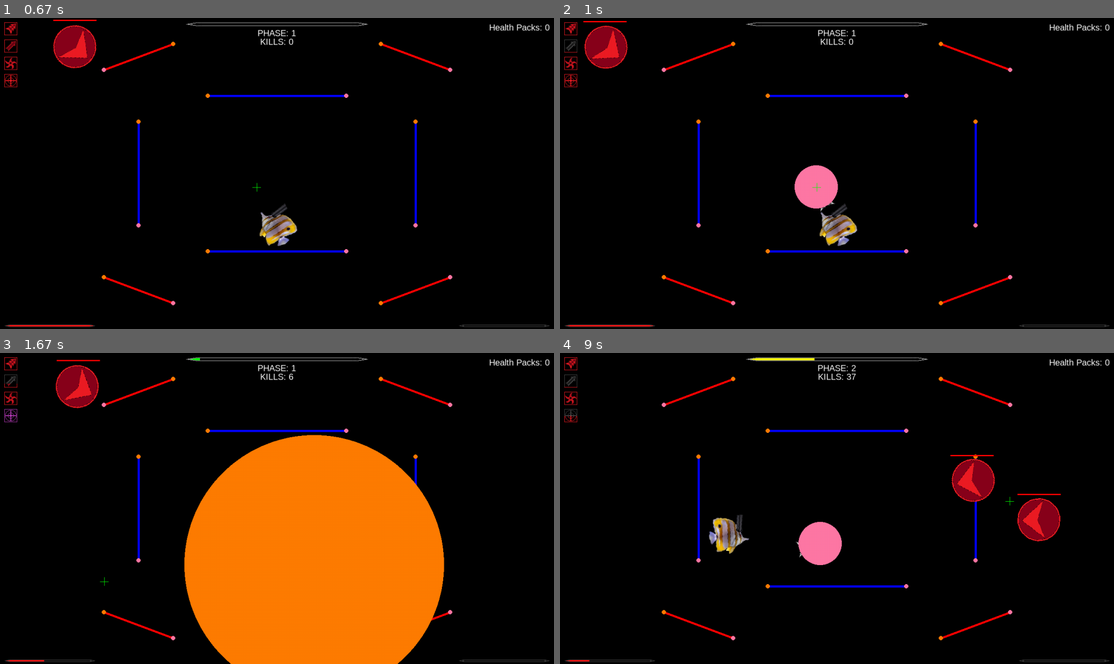
Above: before the commit, frames 1-4 (two rows, left to right).
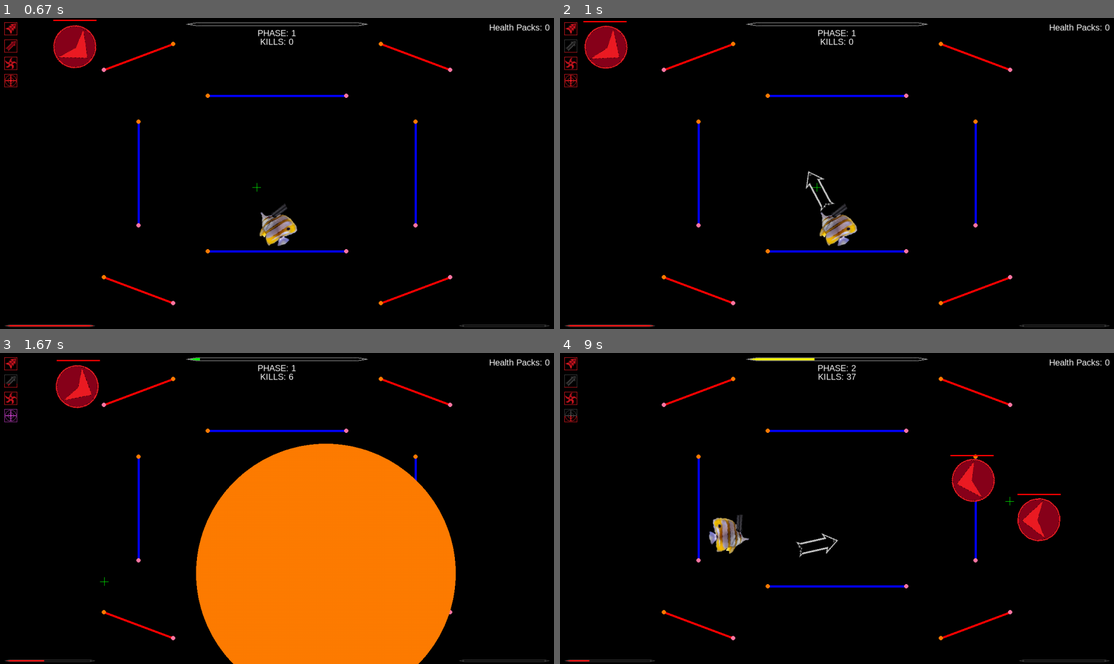
Above: after the commit, the same moments.

Repository: Jacob1Carter/BulletHellPygame
Game: pygame game, started from main.py
Two runs of this game, one before a commit and one after it. Both use one fixed random seed, a clock stepped at 60 frames per second and the inputs below.
Inputs (mouse positions are in pixels of both pictures, inside the frame that each line leads up to):
- Up to frame 1 (0.67 s): click (254, 185) at 0.38 s
- Up to frame 2 (1 s): tap E at 0.67 s
- Up to frame 3 (1.67 s): hold D 1-1.47 s; move the mouse to (332, 576) at 1.03 s; tap F at 1.07, 1.37, 1.57 s; tap K at 1.15 s; hold W from 1.5 s (still down); move the mouse to (105, 580) at 1.53 s
- Up to frame 4 (9 s): release W at 1.8 s; hold D 1.83-2.3 s; move the mouse to (920, 399) at 1.87 s; tap F at 1.9, 2.2, 2.4, 2.7, 2.97, 3.3, 3.6, 3.73, 4.13, 4.43, 4.8, 5.2, 5.5, 6.03, 6.33, 6.53, 6.87, 7.17, 7.37, 7.67, 7.93, 8.27, 8.57, 8.7 s; tap E at 1.98, 3.38, 4.88, 6.12, 7.45, 8.78 s; hold A 2.33-2.87 s; move the mouse to (903, 536) at 2.37 s; tap K at 2.48, 3.82, 5.28, 6.62, 8.02 s; hold S 2.9-3.2 s; move the mouse to (692, 393) at 2.93 s; hold A 3.23-3.63 s; move the mouse to (848, 402) at 3.27 s; hold W 3.67-4.03 s; move the mouse to (704, 446) at 3.7 s; hold D 4.07-4.7 s; move the mouse to (809, 589) at 4.1 s; hold S 4.73-5.1 s; move the mouse to (842, 539) at 4.77 s; hold A 5.13-5.6 s; move the mouse to (837, 545) at 5.17 s; click "PHASE: 2" at 5.68 s; hold D 5.97-6.43 s; move the mouse to (981, 558) at 6 s; hold W 6.47-6.77 s; move the mouse to (759, 443) at 6.5 s; hold D 6.8-7.27 s; move the mouse to (748, 405) at 6.83 s; hold A 7.3-7.83 s; move the mouse to (947, 483) at 7.33 s; hold S 7.87-8.17 s; move the mouse to (1030, 589) at 7.9 s; hold A 8.2-8.6 s; move the mouse to (626, 440) at 8.23 s; hold W from 8.63 s (still down); move the mouse to (1008, 502) at 8.67 s

Frame 1 is identical in both runs. In frame 2, 0.9% of the frame differs, in the area x 42-51%, y 47-62%; in frame 3, 3.7%, in the area x 33-83%, y 26-100%; in frame 4, 0.9%.

Commit message:
ricochet improvements again

Diff:
--- a/main.py
+++ b/main.py
@@ -434,7 +434,7 @@
 
             for cover in covers:
                 for segment in cover.segments:
-                    if shortest_distance(segment.ax, segment.ay, segment.bx, segment.by, rocket.x, rocket.y) <= rocket.width:
+                    if shortest_distance(segment.ax, segment.ay, segment.bx, segment.by, rocket.x, rocket.y) <= rocket.width * (2 / 3):
                         dmg_lst = rocket.explode(player, enemies)
 
             distance = math.sqrt((x - rocket.x) ** 2 + (y - rocket.y) ** 2)
@@ -512,7 +512,7 @@
             pygame.draw.circle(WIN, COLOURS["orange"], (rocket.x, rocket.y), rocket.explosion_radius)
         else:
             WIN.blit(pygame.transform.rotate(rocket.imgs[rocket.img_ind], rocket.angle), rocket.rect)
-            pygame.draw.circle(WIN, COLOURS["pink"], (rocket.x, rocket.y), rocket.width)
+            #pygame.draw.circle(WIN, COLOURS["pink"], (rocket.x, rocket.y), rocket.width * (2 / 3))
 
     #   Show UI
 
Not shown, changed: todo.txt
